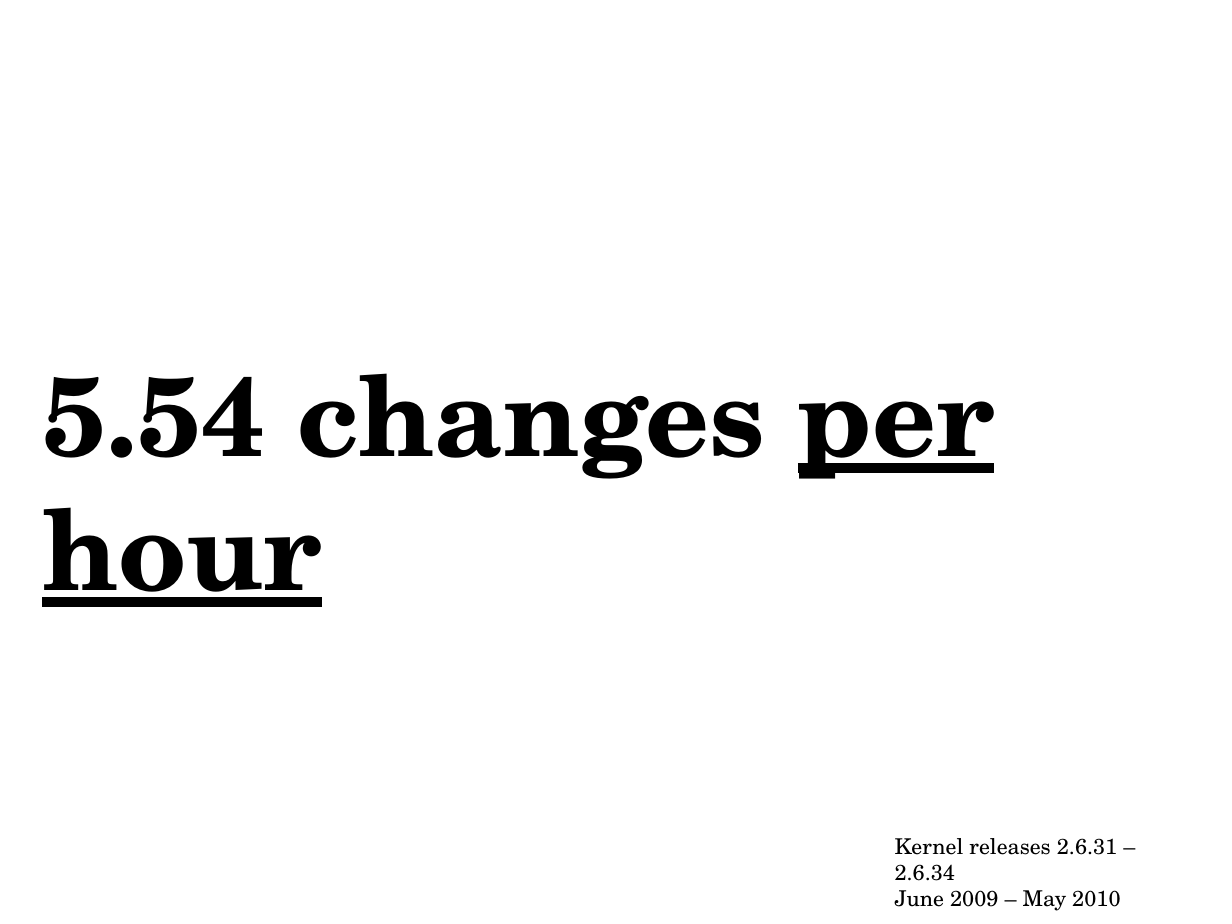
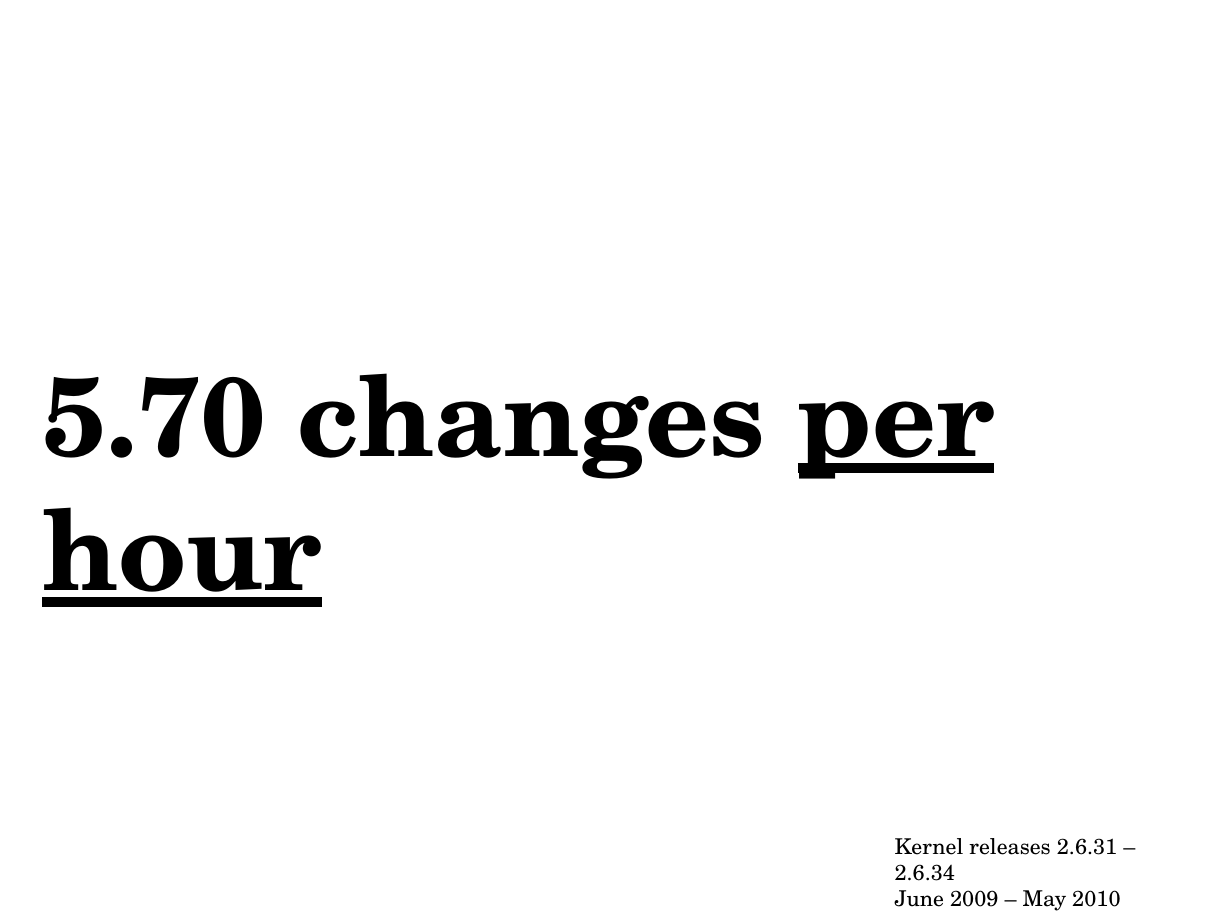
Before and after one commit to philips/kernel-development, a slide deck: slide 6 of kernel-development.odp. Drawn at 1232x924 pixels with LibreOffice and Linux fonts; fonts in the diff are those of the drawing. Boxes give left, top, right and bottom in pixels: in the first picture for what was removed or moved away, otherwise in the second. Text is boxed around its words. In the diff, an @@ line names an element or a change of style, - is before the commit and + after.

```diff
--- a/kernel-development.odp
+++ b/kernel-development.odp
@@ text at <box>42,373,995,607</box>: text changed @@
-5.54 changes per hour
+5.70 changes per hour
```
Also in this commit, not shown: 8 other slides changed, 1 slide added, 1 slide removed, 1 other file.
